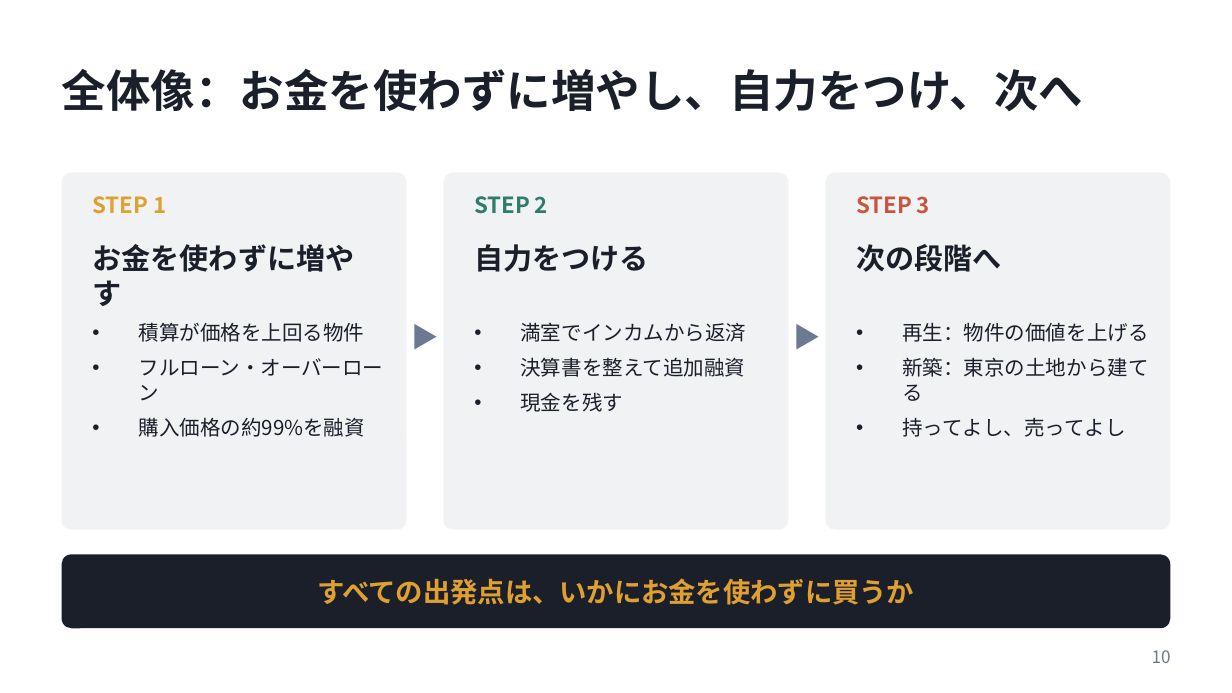
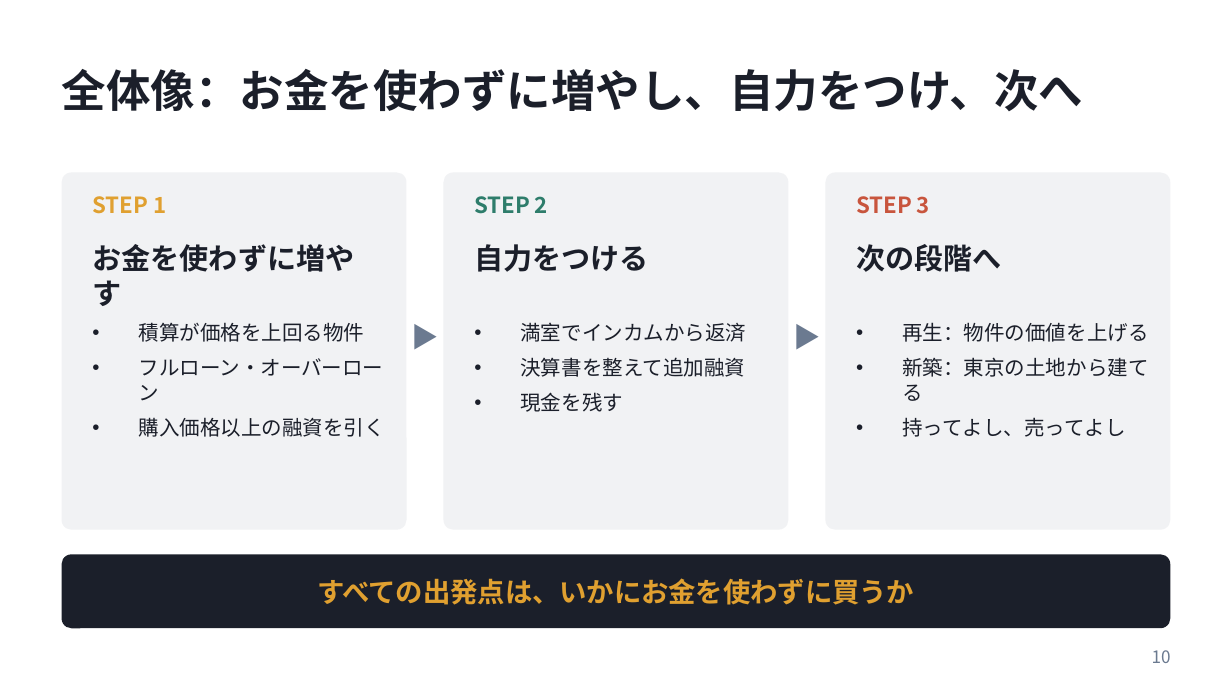
Before and after one commit to daisuke2009/avatars1, a slide deck: slide 10 of presentations/20261023_弱者の戦略_発表資料.pptx. Drawn at 1232x693 pixels with LibreOffice and Linux fonts; fonts in the diff are those of the drawing. Boxes give left, top, right and bottom in pixels: in the first picture for what was removed or moved away, otherwise in the second. Text is boxed around its words. In the diff, an @@ line names an element or a change of style, - is before the commit and + after.

```diff
--- a/presentations/20261023_弱者の戦略_発表資料.pptx
+++ b/presentations/20261023_弱者の戦略_発表資料.pptx
@@ text at (139,417,385,437): text changed @@
-• 購入価格の約99%を融資
+• 購入価格以上の融資を引く
```
Also in this commit, not shown: 3 other slides changed.
